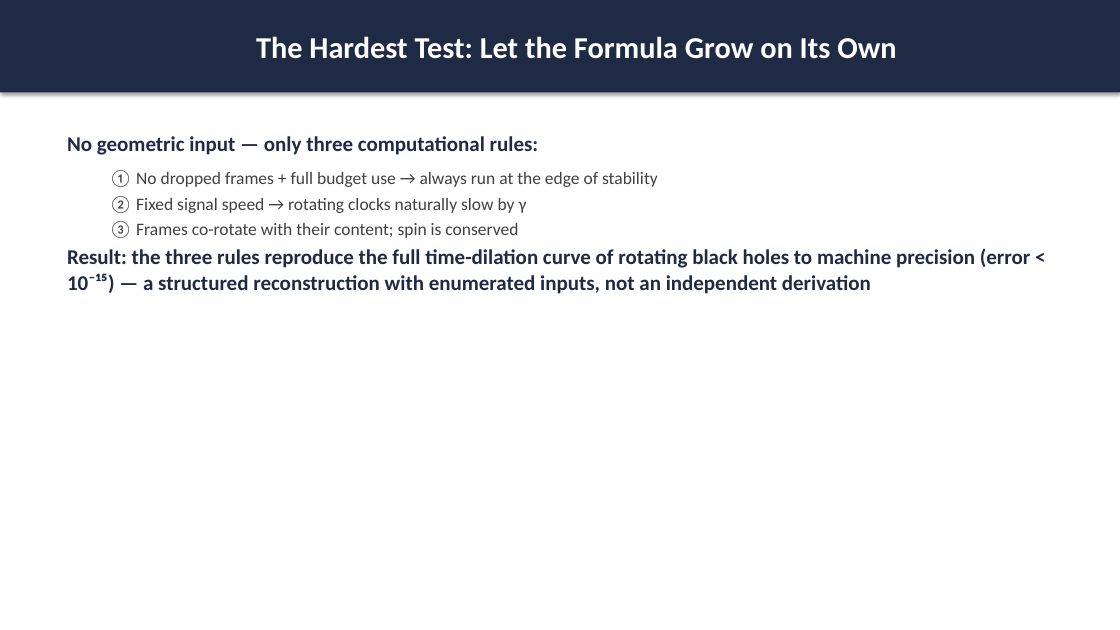
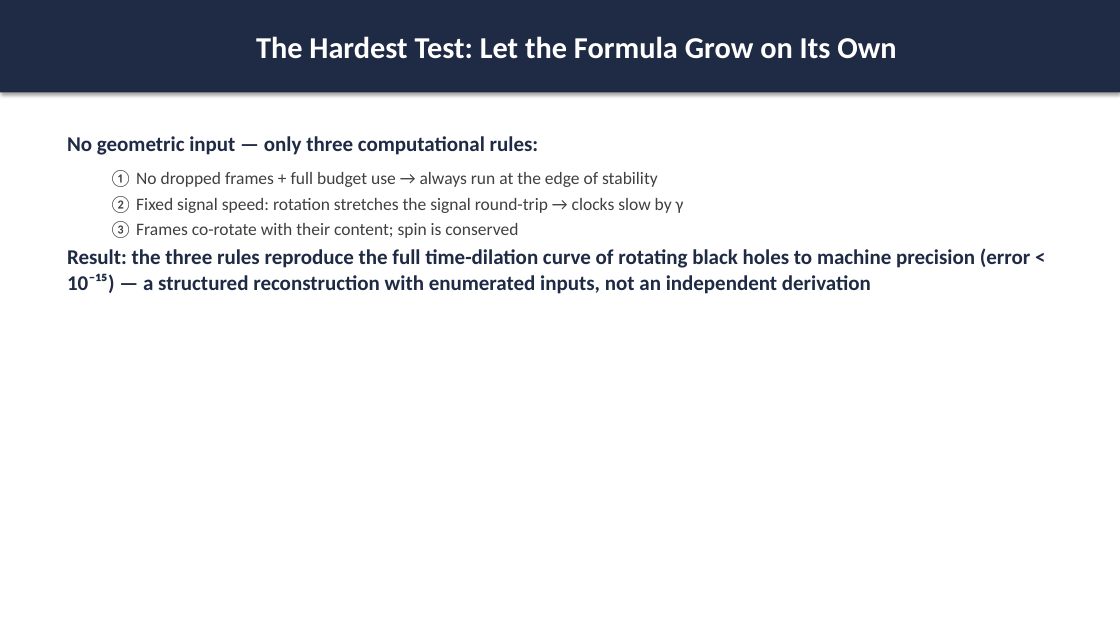
Before and after one commit to purelover/load-capacity-time-dilation, a slide deck: slide 8 of plain-language-slides-en.pptx. Drawn at 1120x630 pixels with LibreOffice and Linux fonts; fonts in the diff are those of the drawing. Boxes give left, top, right and bottom in pixels: in the first picture for what was removed or moved away, otherwise in the second. Text is boxed around its words. In the diff, an @@ line names an element or a change of style, - is before the commit and + after.

Commit message:
Enrich slides: Kerr factorization + uniform horizon saturation (S6), light-clock detail (S7), charge-accounting chain (S8), zh+en

```diff
--- a/plain-language-slides-en.pptx
+++ b/plain-language-slides-en.pptx
@@ text at (109,196,684,213): text changed @@
-  ② Fixed signal speed → rotating clocks naturally slow by γ
+  ② Fixed signal speed: rotation stretches the signal round-trip → clocks slow by γ
```
Also in this commit, not shown: 2 other slides changed, 1 other file.
